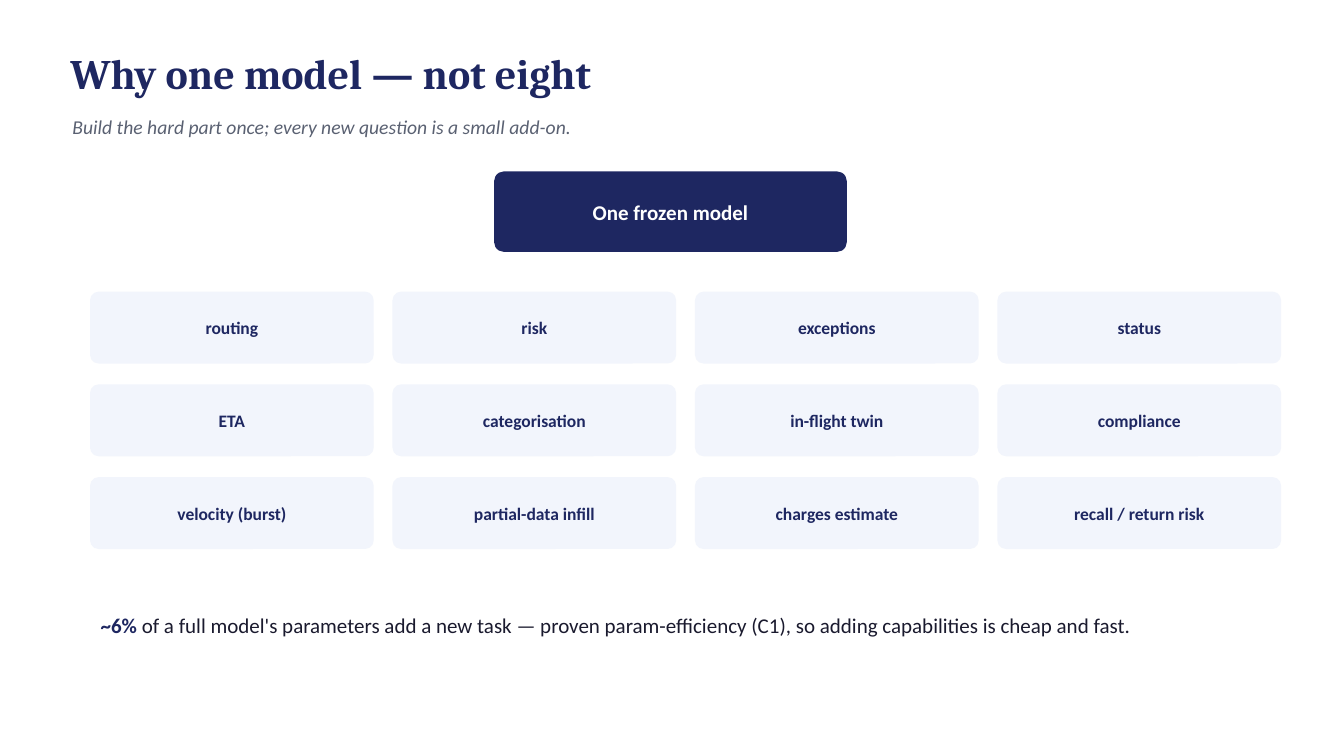
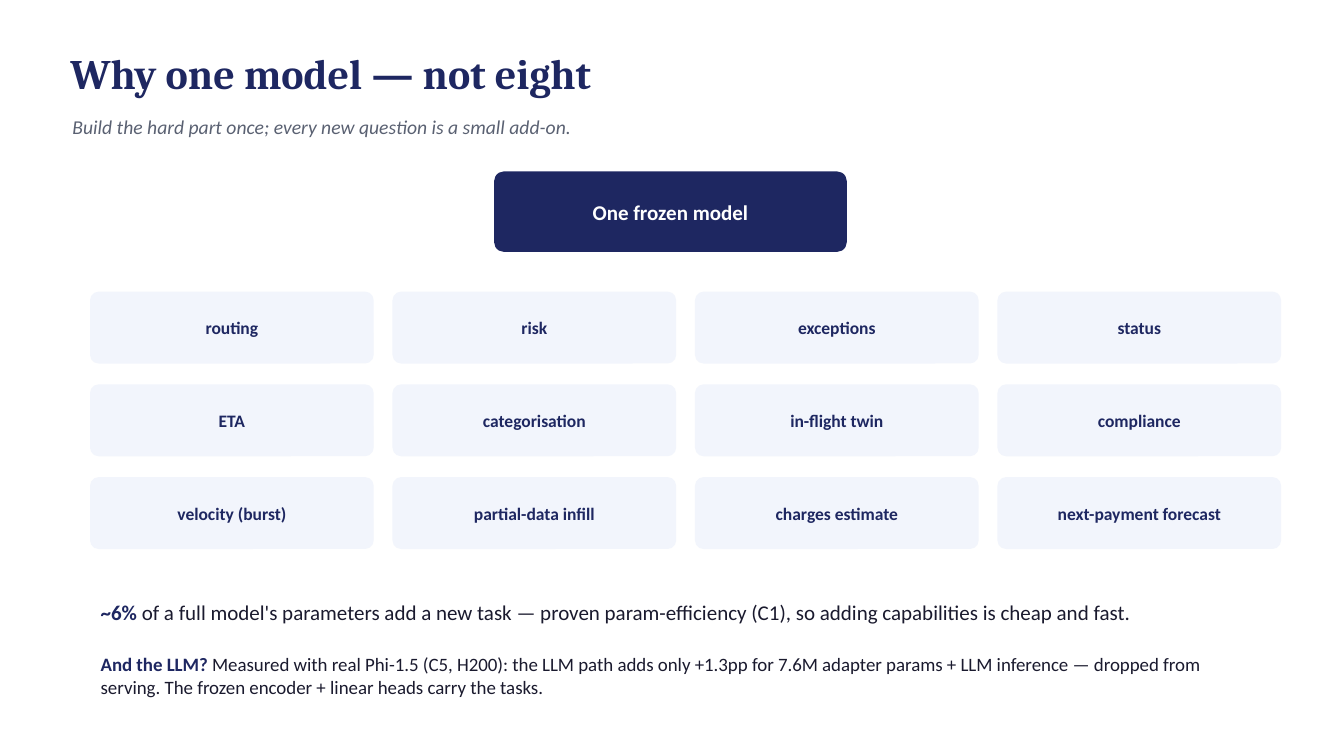
Before and after one commit to Bratz/txn-repr-poc, a slide deck: slide 8 of docs/txn_repr_evidence.pptx. Drawn at 1344x756 pixels with LibreOffice and Linux fonts; fonts in the diff are those of the drawing. Boxes give left, top, right and bottom in pixels: in the first picture for what was removed or moved away, otherwise in the second. Text is boxed around its words. In the diff, an @@ line names an element or a change of style, - is before the commit and + after.

```diff
--- a/docs/txn_repr_evidence.pptx
+++ b/docs/txn_repr_evidence.pptx
@@ text at box(1058, 508, 1221, 523): text changed @@
-recall / return risk
+next-payment forecast
@@ text "~6% of a full model's ...": place and size @@
-text "~6% of a full model's ..." at box(101, 618, 1130, 637)
+text "~6% of a full model's ..." at box(101, 605, 1130, 624)
@@ text added at box(101, 657, 1200, 698), 13.5 pt, text #1A1A2E @@
+And the LLM? Measured with real Phi-1.5 (C5, H200): the LLM path adds only +1.3pp for 7.6M adapter params + LLM inference — dropped from serving. The frozen encoder + linear heads carry the tasks.
```
Also in this commit, not shown: 6 other slides changed, 3 other files.
